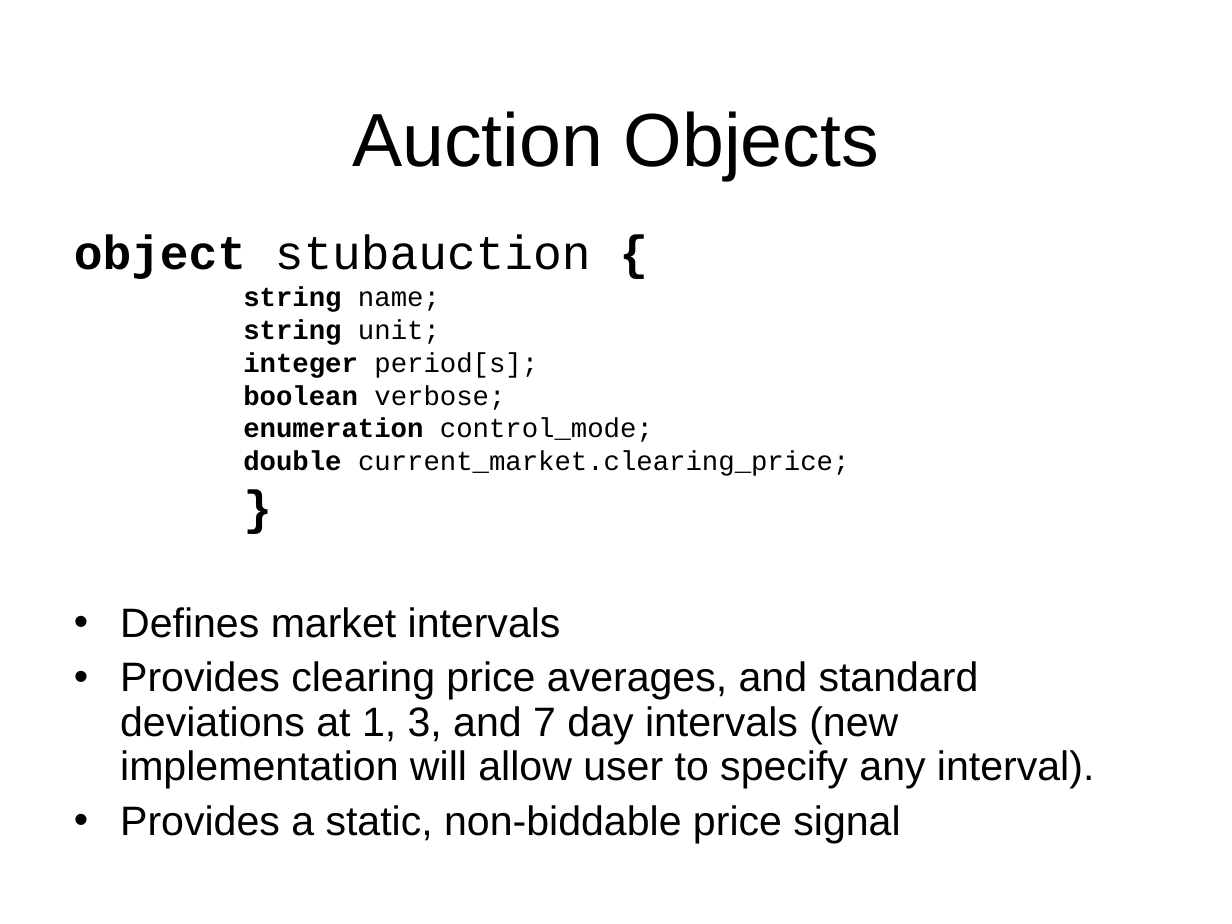
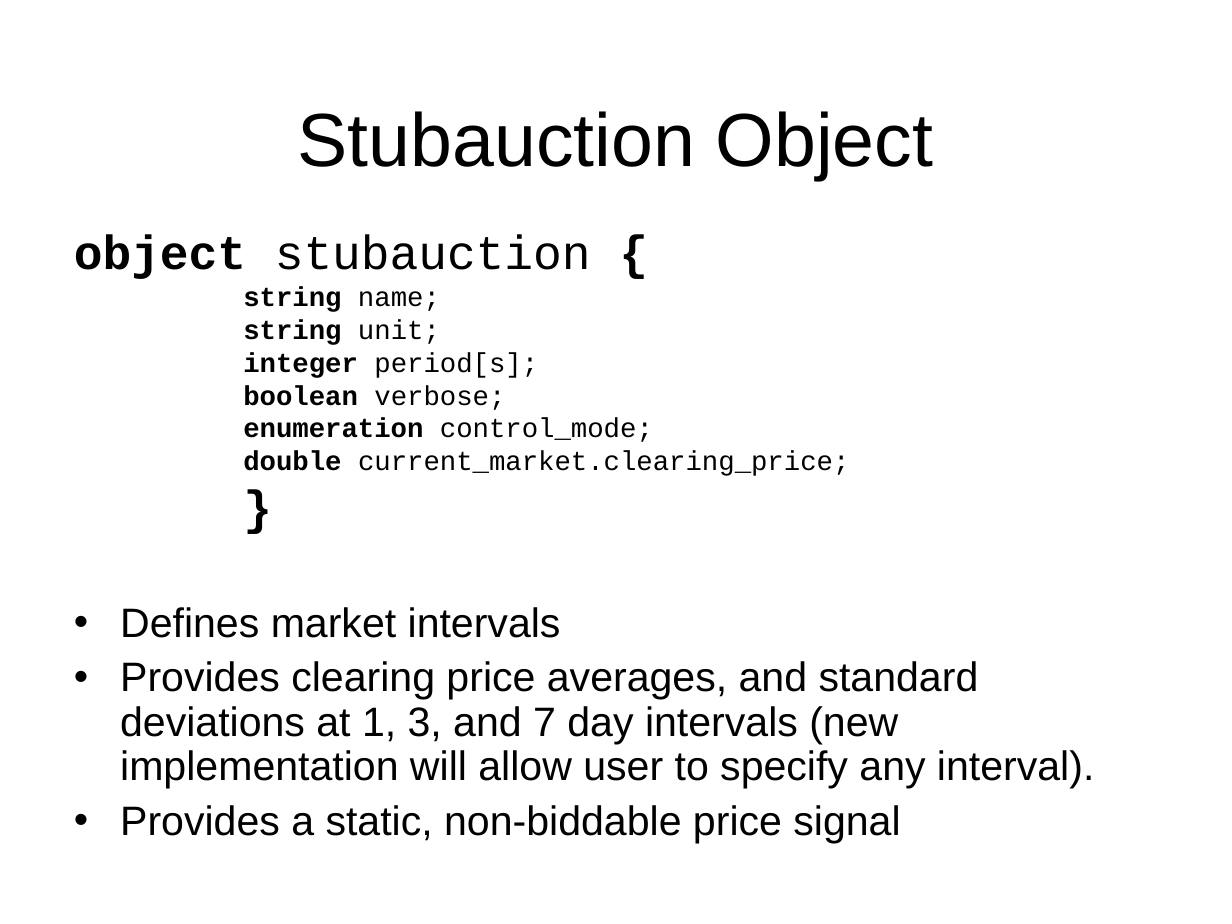
Before and after one commit to gridlab-d/course, a slide deck: slide 24 of FourDayCourse/5.1 - Market Module.ppt (slide 18 before the commit). Drawn at 1232x924 pixels with LibreOffice and Linux fonts; fonts in the diff are those of the drawing; background and template pictures are left out. Boxes give left, top, right and bottom in pixels: in the first picture for what was removed or moved away, otherwise in the second. Text is boxed around its words. In the diff, an @@ line names an element or a change of style, - is before the commit and + after.

```diff
--- a/FourDayCourse/5.1 - Market Module.ppt
+++ b/FourDayCourse/5.1 - Market Module.ppt
@@ title at (x1=298, y1=111, x2=933, y2=180): text changed @@
-Auction Objects
+Stubauction Object
```
Also in this commit, not shown: 4 other slides changed, 6 slides added, 1 slide removed, 13 other files.
